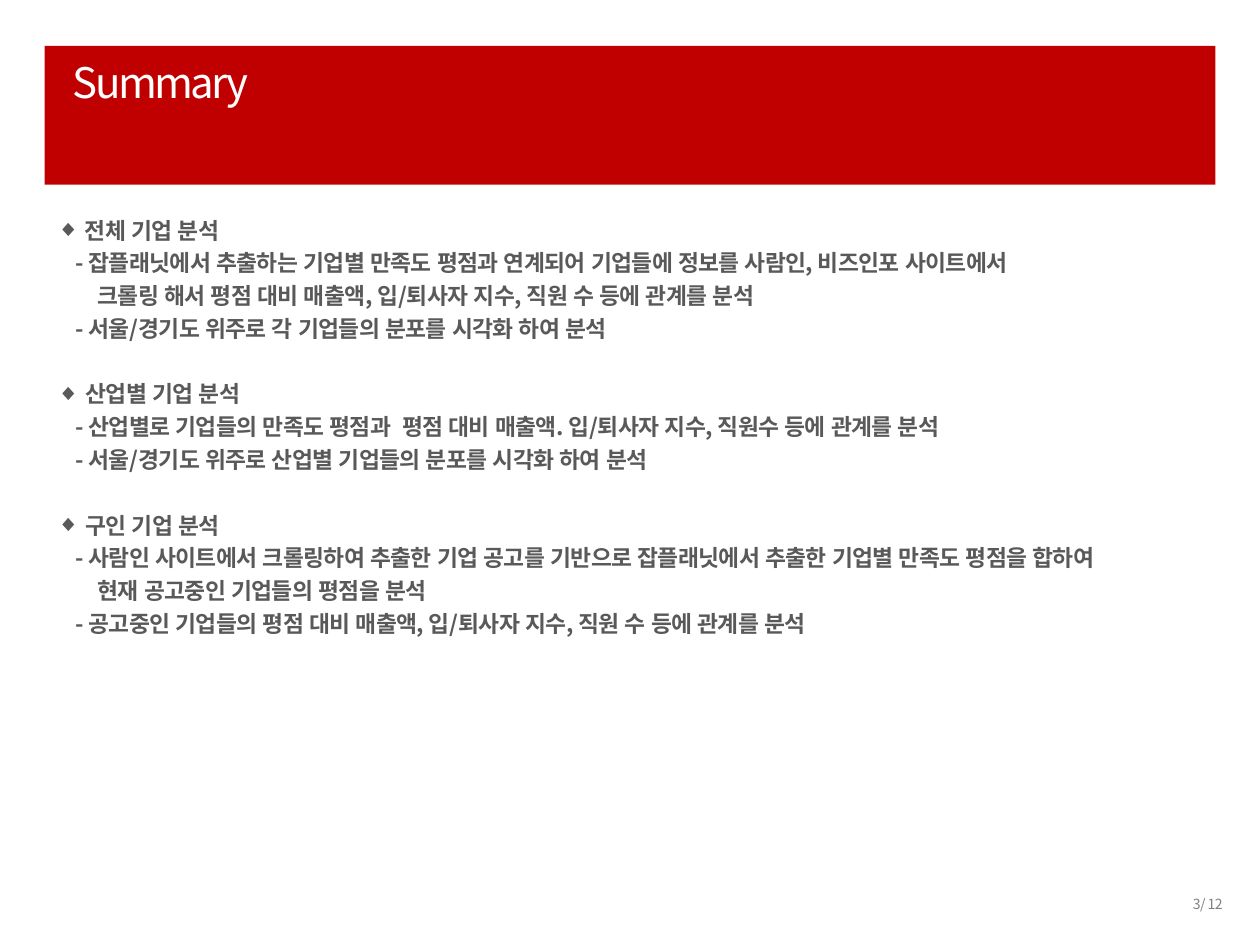
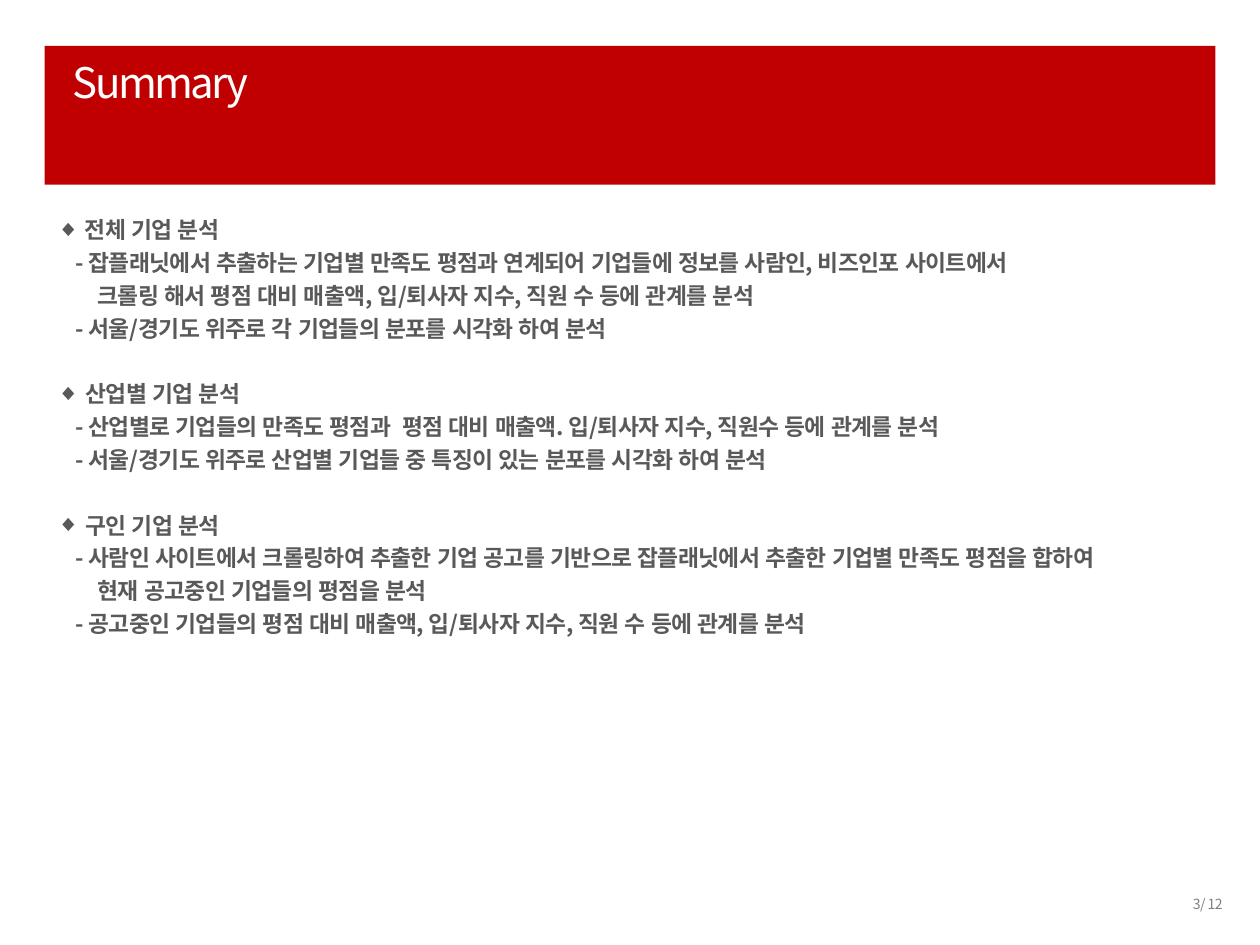
Before and after one commit to ParkHwan/R-studio, a slide deck: slide 3 of project/발표용(박 환).pptx. Drawn at 1260x945 pixels with LibreOffice and Linux fonts; fonts in the diff are those of the drawing. Boxes give left, top, right and bottom in pixels: in the first picture for what was removed or moved away, otherwise in the second. Text is boxed around its words. In the diff, an @@ line names an element or a change of style, - is before the commit and + after.

```diff
--- a/project/발표용(박 환).pptx
+++ b/project/발표용(박 환).pptx
@@ text at [88,449,766,472]: text changed @@
-- 서울/경기도 위주로 산업별 기업들의 분포를 시각화 하여 분석
+- 서울/경기도 위주로 산업별 기업들 중 특징이 있는 분포를 시각화 하여 분석
```
Also in this commit, not shown: 1 other slide changed, 1 slide removed.
